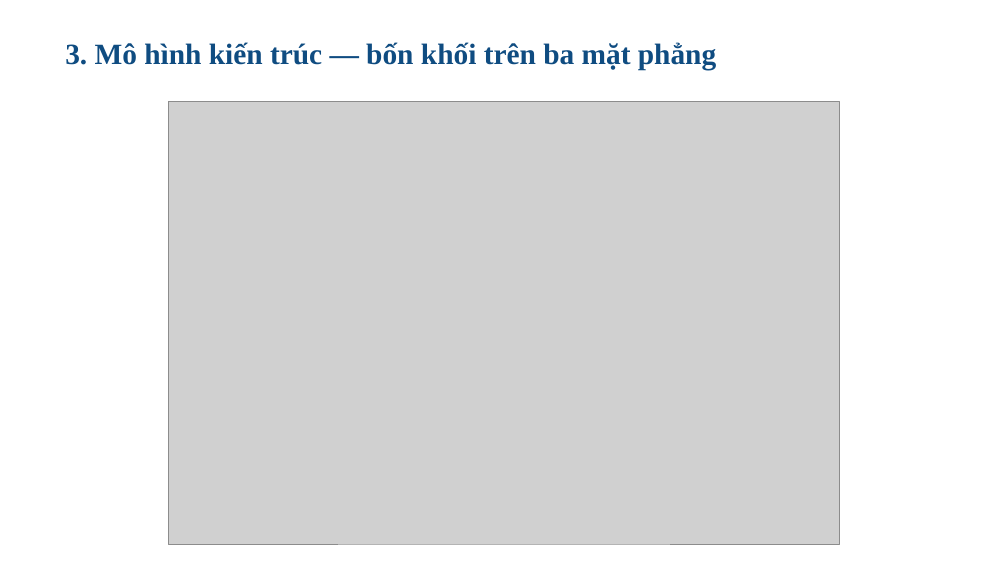
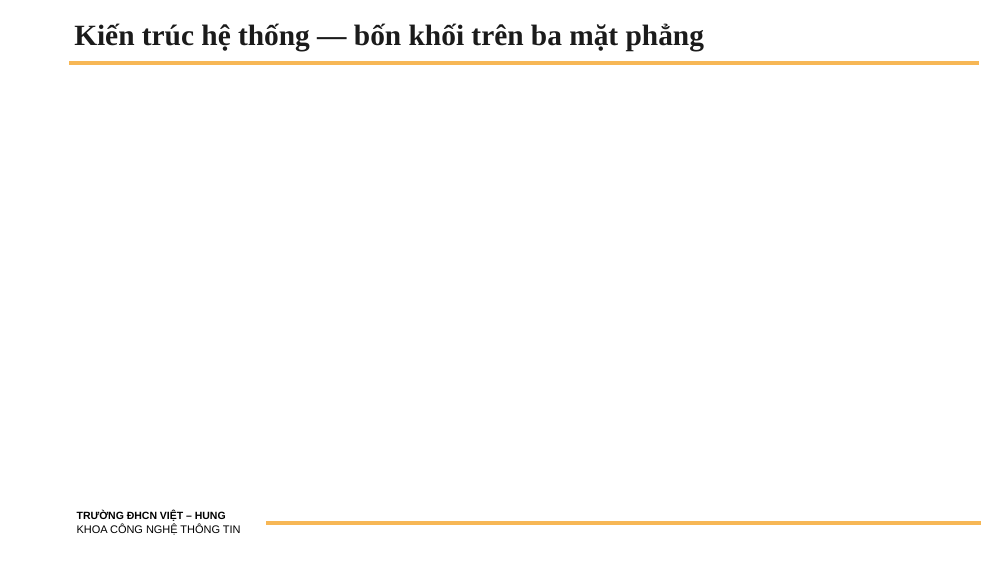
Before and after one commit to Hduc2412/Web-XKLD, a slide deck: slide 6 of tailieu/BaoCao_TienDo_DATN_HoangMinhDuc_2200583.pptx (slide 7 before the commit). Drawn at 1008x567 pixels with LibreOffice and Linux fonts; fonts in the diff are those of the drawing; grey boxes stand for pictures; background and template pictures are left out. Boxes give left, top, right and bottom in pixels: in the first picture for what was removed or moved away, otherwise in the second. Text is boxed around its words. In the diff, an @@ line names an element or a change of style, - is before the commit and + after.

```diff
--- a/tailieu/BaoCao_TienDo_DATN_HoangMinhDuc_2200583.pptx
+++ b/tailieu/BaoCao_TienDo_DATN_HoangMinhDuc_2200583.pptx
@@ title "Kiến trúc hệ thống — ..." at (x1=74, y1=23, x2=704, y2=51): vertical alignment top to middle @@
@@ title at (x1=74, y1=23, x2=704, y2=51): text changed; text colour #0F4C81 to #1B1B1B @@
-3. Mô hình kiến trúc — bốn khối trên ba mặt phẳng
+Kiến trúc hệ thống — bốn khối trên ba mặt phẳng
@@ line added from (70, 63) to (980, 63), #F7B755 3.75 pt @@
@@ picture removed at (x1=169, y1=102, x2=839, y2=544) @@
@@ text added at (x1=77, y1=511, x2=241, y2=535), 10.5 pt, text #000000 @@
+TRƯỜNG ĐHCN VIỆT – HUNG
+KHOA CÔNG NGHỆ THÔNG TIN
@@ line added from (266, 523) to (981, 523), #F7B755 3.75 pt @@
```
Also in this commit, not shown: 1 other slide changed, 8 slides added, 12 slides removed.
